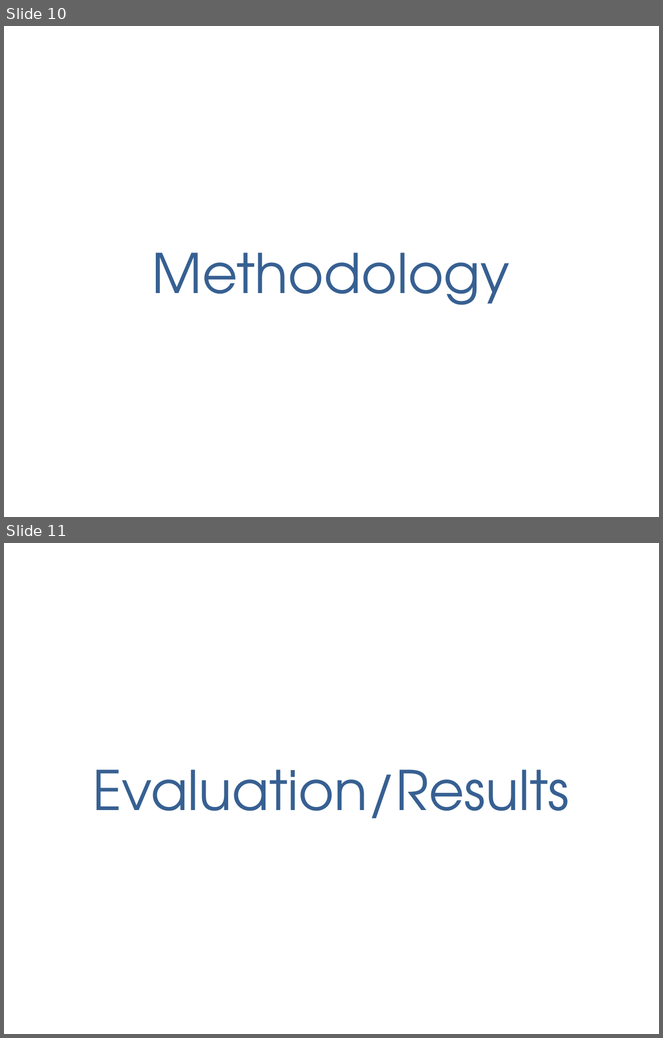
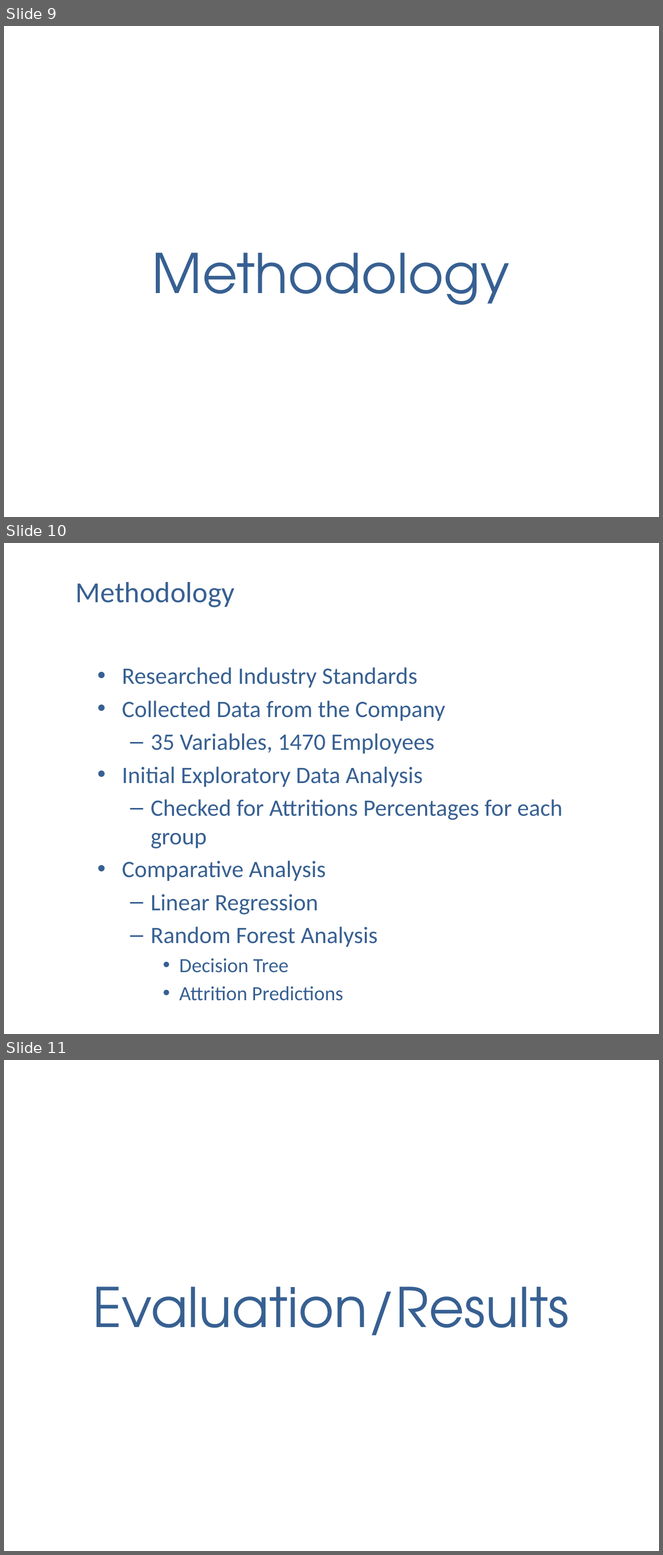
Before and after one commit to anguyen-07/DDS6306_CaseStudy02, a slide deck: DDSAnalytics_CaseStudy2_Updated.pptx. Shown one above the other, each under a label of ours: slides 10 and 11 before the commit, slides 9, 10 and 11 after it. The pictures are 663x1038 and 663x1555 pixels, drawn with LibreOffice and Linux fonts; fonts in the diff are those of the drawing; background and template pictures are left out. Boxes give left, top, right and bottom in pixels: in the first picture for what was removed or moved away, otherwise in the second. Text is boxed around its words. In the diff, an @@ line names an element or a change of style, - is before the commit and + after.

```diff
--- a/DDSAnalytics_CaseStudy2_Updated.pptx
+++ b/DDSAnalytics_CaseStudy2_Updated.pptx
@@ slide 10 added at box(4, 543, 659, 1034), background picture (left out) @@
@@ title added at box(76, 582, 235, 607), 32 pt, text #376092 @@
+Methodology
@@ text added at box(122, 667, 562, 973), 25.9 pt, text #376092 @@
+• Researched Industry Standards
+• Collected Data from the Company
+  – 35 Variables, 1470 Employees
+• Initial Exploratory Data Analysis
+  – Checked for Attritions Percentages for each group
+• Comparative Analysis
+  – Linear Regression
+  – Random Forest Analysis
+    • Decision Tree
+    • Attrition Predictions
@@ what was slide 10 is now slide 9 @@
```
Also in this commit, not shown: 6 slides changed, 2 other slides added, 1 slide removed.
